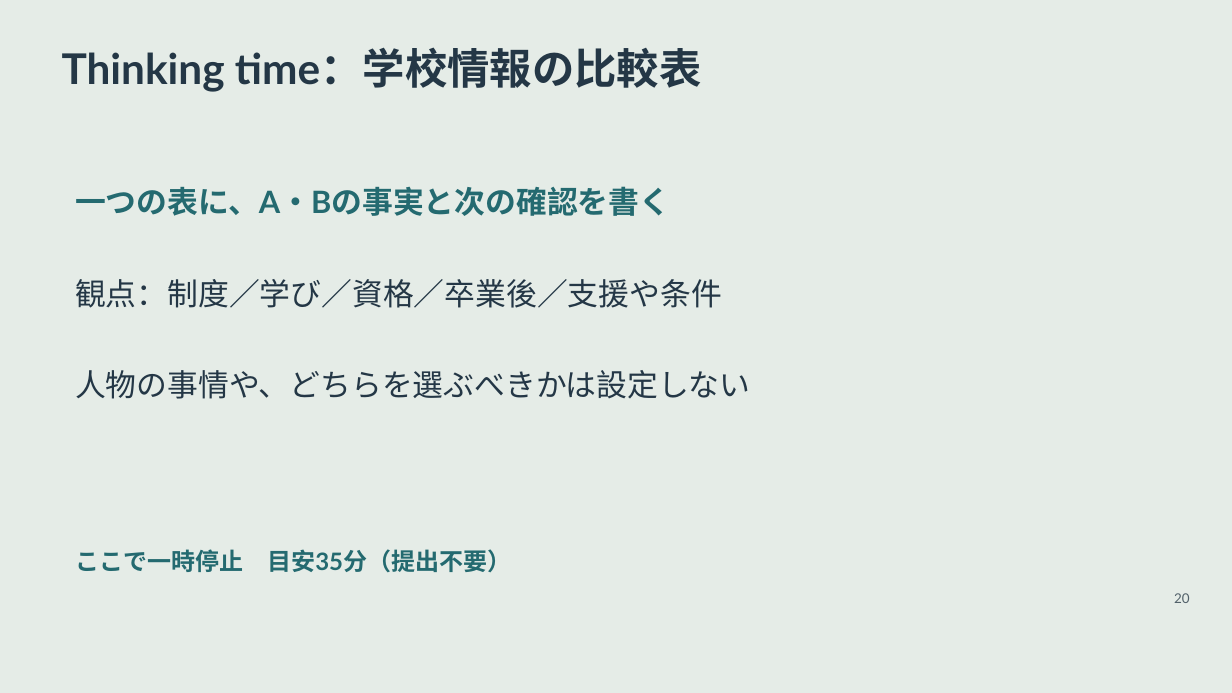
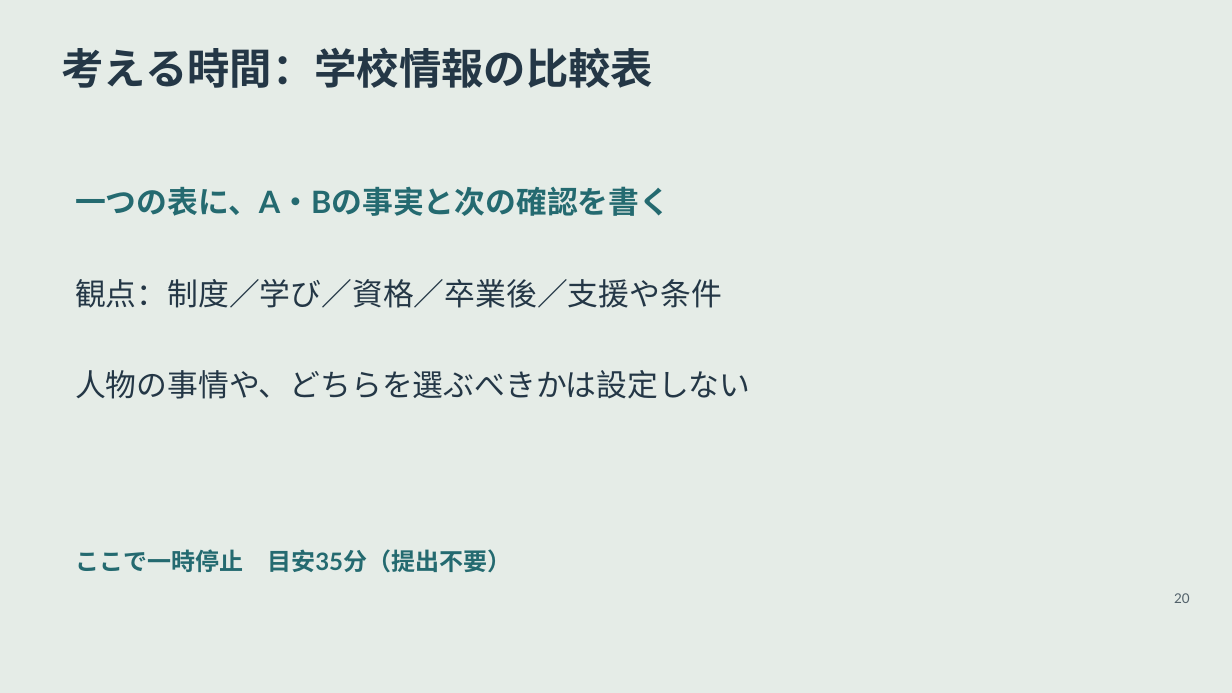
Before and after one commit to zooc-14calbp/industrial-education-ii, a slide deck: slide 20 of reorganized/20261105/02/slides.pptx. Drawn at 1232x693 pixels with LibreOffice and Linux fonts; fonts in the diff are those of the drawing. Boxes give left, top, right and bottom in pixels: in the first picture for what was removed or moved away, otherwise in the second. Text is boxed around its words. In the diff, an @@ line names an element or a change of style, - is before the commit and + after.

```diff
--- a/reorganized/20261105/02/slides.pptx
+++ b/reorganized/20261105/02/slides.pptx
@@ text at [62,47,654,88]: text changed @@
-Thinking time：学校情報の比較表
+考える時間：学校情報の比較表
```
Also in this commit, not shown: 2 other slides changed, 26 other files.
